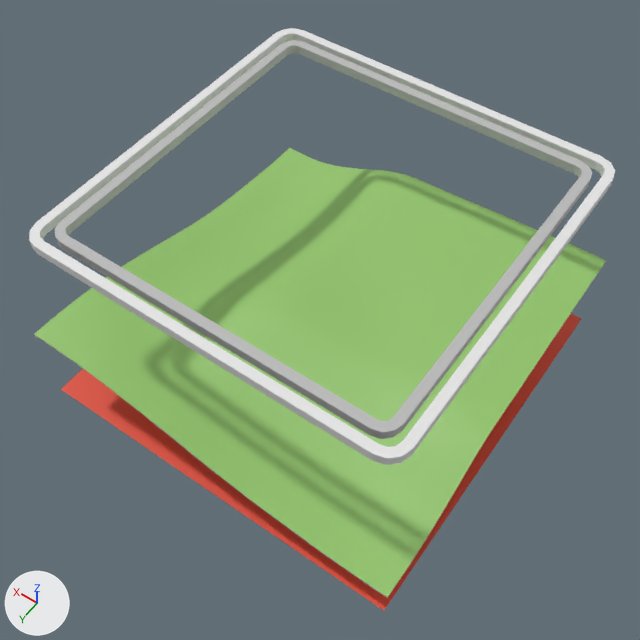
One commit to the Blender file blender/card-templates/1436-template.blend: the scene before it, then after it.
Rendered twice from a 50 mm camera at (-17.2, 25.0, 37.8) aimed at (-0.3, 1.4, 0.7). The lights are fixed; the arrows at lower left show +X, +Y and +Z.

Before the edit, the objects in view are built like this:
```python
me_plane_006 = bpy.data.meshes.new('Plane.006')
me_plane_006.from_pydata(...)  # 4489 vertices, 4356 faces; spans x -1.0..1.0, y -1.0..1.0, z -0.18..0.09
me_plane_006.materials.append(mat_grass_material)  # green #94c76d
ob_grass = bpy.data.objects.new('Grass', me_plane_006)
ob_grass.location = (0.0, 0.0, 0.1)
ob_grass.scale = (11.0, 11.0, 11.0)
ob_print_lines = bpy.data.objects.new('Print Lines', None)
ob_print_lines.location = (0.0, 0.0, 0.0)
ob_print_lines.instance_type = 'COLLECTION'
ob_print_lines.instance_collection = col_print_lines
```
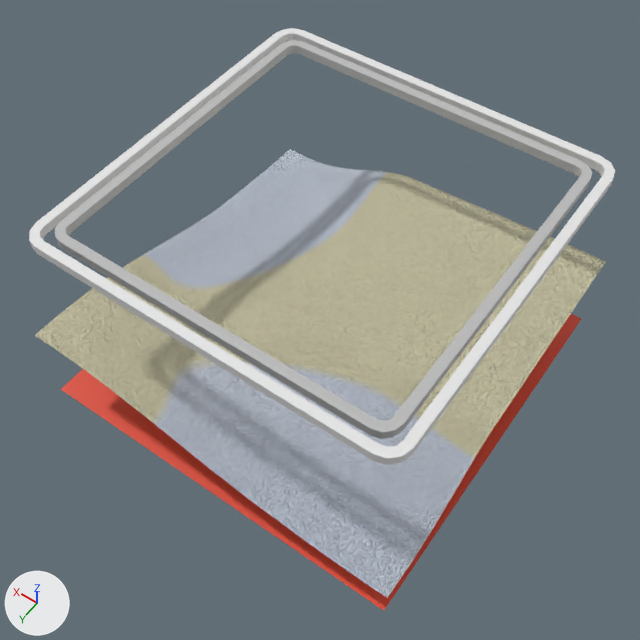
Where the newer file only moved an object's origin or applied its transform, the numbers keep the older frame.

Changed parts and their boxes (x1, y1, x2, y2) in the pictures (640 x 640 px):
'Grass', hidden (green): before (35, 148, 606, 597)
'Sand', unchanged, uncovered by the edit: before (35, 263, 605, 598); after (35, 149, 606, 598)

What changed in the scene script:
```text
Change ob_grass:
    add ob_grass.hide_set(True)
```
